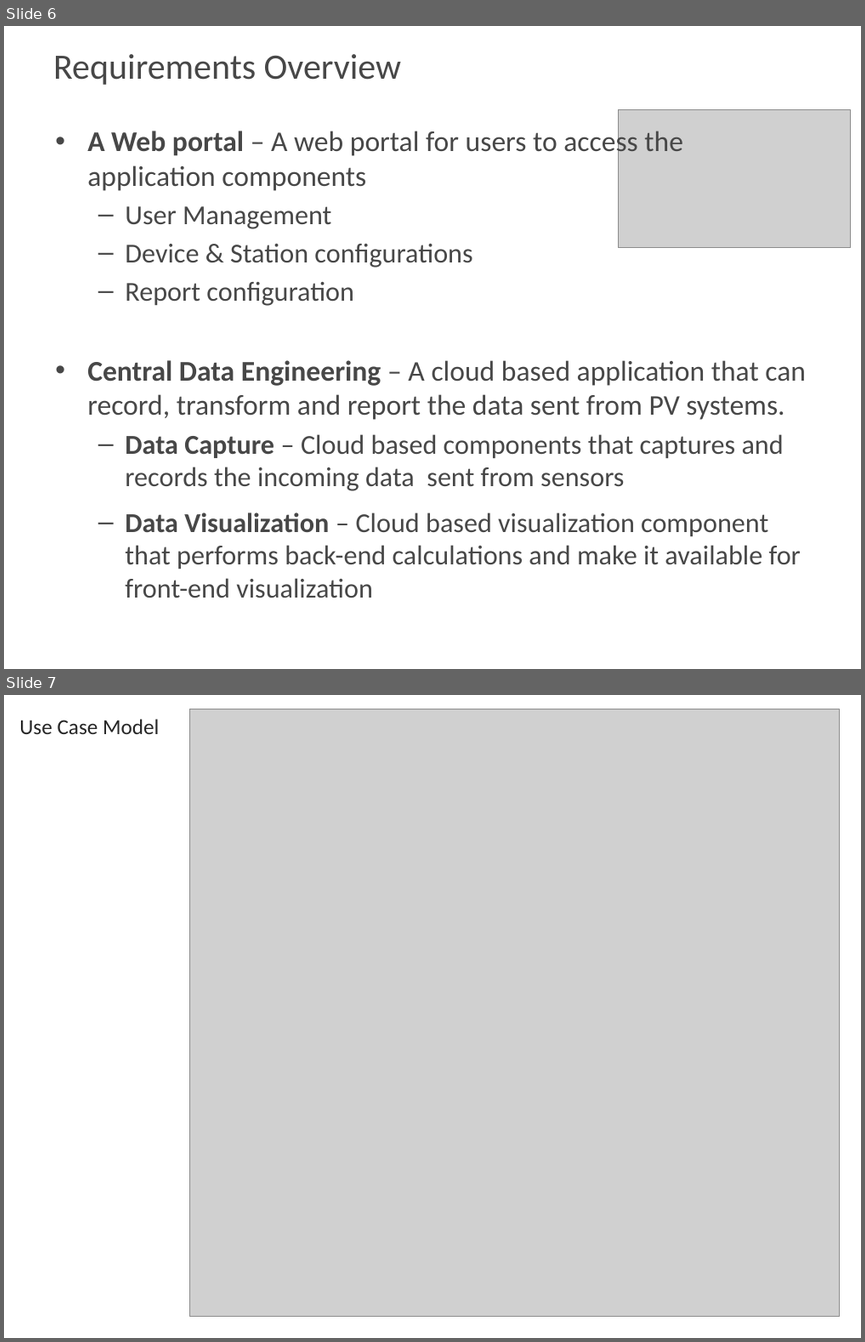
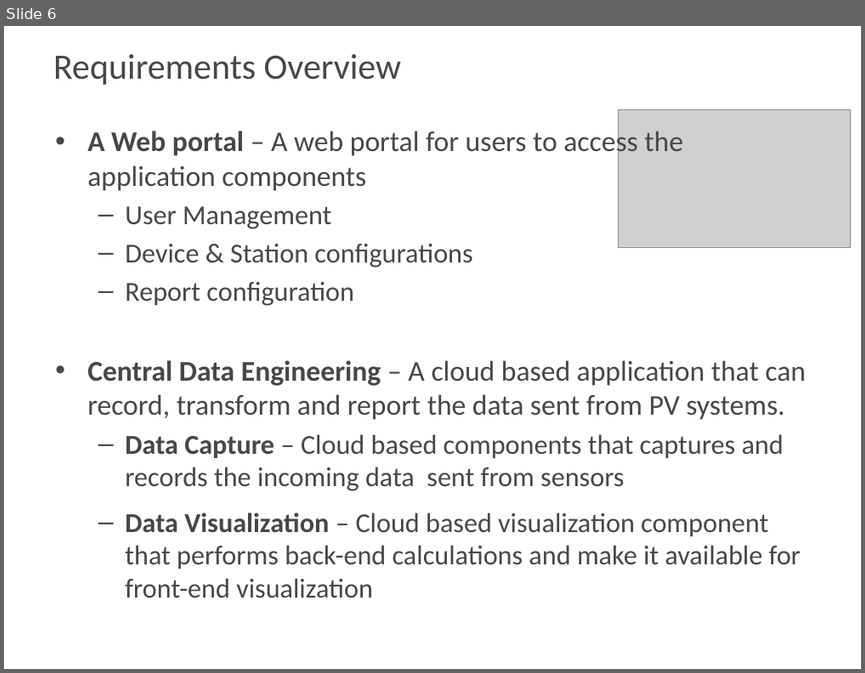
Before and after one commit to MrNayLA/SE25PT7SERIS, a slide deck: MGMT/REPORT/PPT/WORK IN PROGRESS/3 RAM Project Presentation - Iter2.pptx. Shown one above the other, each under a label of ours: slides 6 and 7 before the commit, slide 6 after it. The pictures are 865x1342 and 865x673 pixels, drawn with LibreOffice and Linux fonts; fonts in the diff are those of the drawing; grey boxes stand for pictures; background and template pictures are left out. Boxes give left, top, right and bottom in pixels: in the first picture for what was removed or moved away, otherwise in the second. Text is boxed around its words. In the diff, an @@ line names an element or a change of style, - is before the commit and + after.

```diff
--- a/MGMT/REPORT/PPT/WORK IN PROGRESS/3 RAM Project Presentation - Iter2.pptx
+++ b/MGMT/REPORT/PPT/WORK IN PROGRESS/3 RAM Project Presentation - Iter2.pptx
@@ slide 7 removed at bbox=[4, 695, 861, 1338], background #FFFFFF @@
@@ text removed at bbox=[19, 719, 159, 734] @@
-Use Case Model
@@ picture removed at bbox=[190, 709, 840, 1316] @@
```
Also in this commit, not shown: 7 slides changed, 8 slides added, 1 other slide removed.
